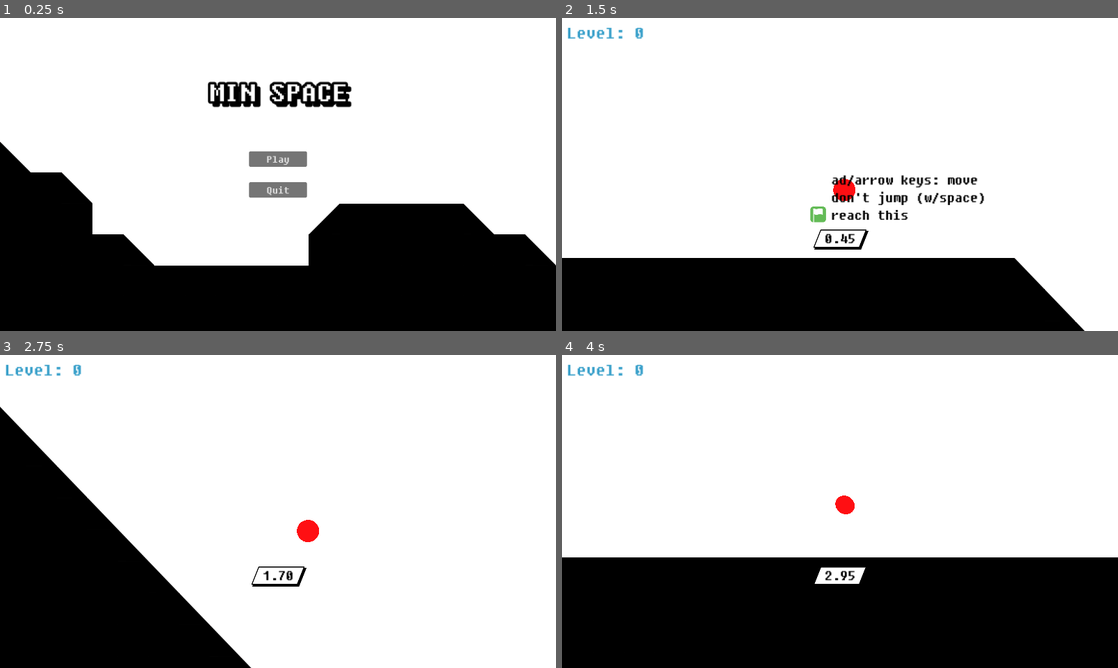
Above: before the commit, frames 1-4 (two rows, left to right).
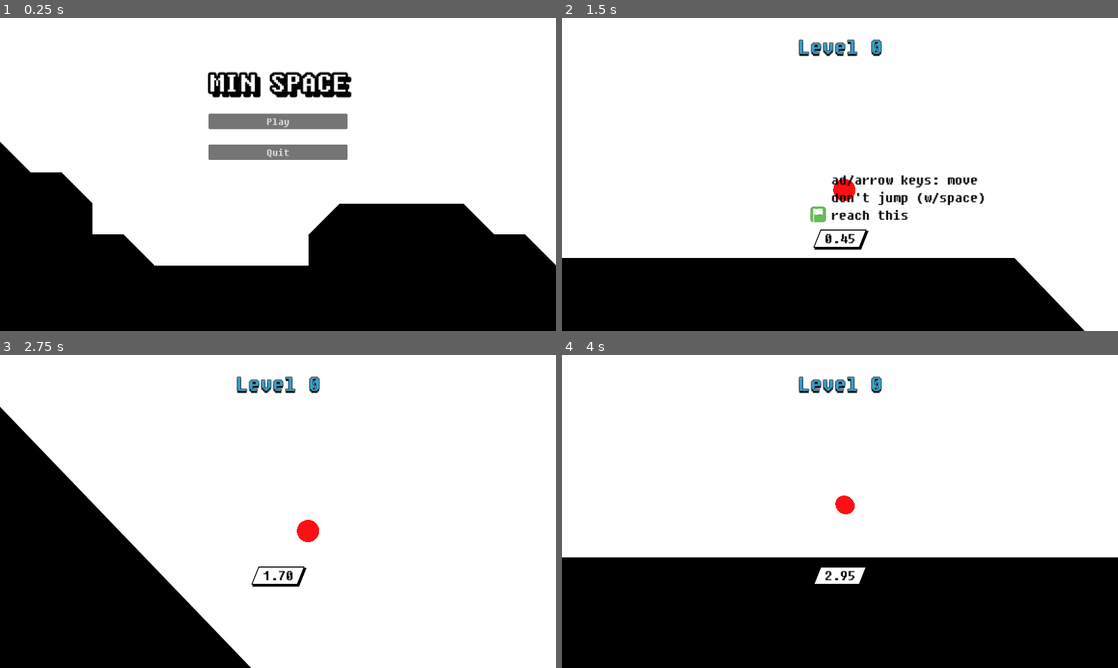
Above: after the commit, the same moments.

Repository: kagamiAL/CALHACKS_2024
Game: Godot game, scene res://scenes/Main/Main.tscn
The game is run twice, just before and just after one commit, with the same random seed, the same clock (stepped at 60 frames per second) and the same inputs.
Inputs:
- Up to frame 1 (0.25 s): no input
- Up to frame 2 (1.5 s): click "Play" at 0.5 s; tap Enter (ui_accept) at 1.25 s; hold Right (ui_right) from 1.28 s (still down)
- Up to frame 3 (2.75 s): keep holding Right (ui_right); tap Enter (ui_accept) at 1.52, 2.27 s
- Up to frame 4 (4 s): release Right (ui_right) at 2.78 s; hold Left (ui_left) 2.78-3.53 s; hold Right (ui_right) from 3.53 s (still down); tap Enter (ui_accept) at 3.77 s

The runs differ from the first frame. In frame 1, 4.9% of the frame differs, in the area x 37-64%, y 17-58%; in frame 2, 0.7%; in frame 3, 0.7%; in frame 4, 0.7%.

Commit message:
improve labels

Diff:
--- a/scenes/Main/Main.tscn
+++ b/scenes/Main/Main.tscn
@@ -28,22 +28,19 @@
 format = 2
 layer_0/tile_data = PackedInt32Array(327680, 1, 0, 327681, 1, 0, 393216, 1, 0, 393217, 1, 0, 458753, 1, 0, 458752, 1, 0 …(4404 unchanged characters)…
 
-[node name="MarginContainer" type="MarginContainer" parent="."]
+[node name="VBoxContainer" type="VBoxContainer" parent="."]
 layout_mode = 1
-anchors_preset = 15
-anchor_right = 1.0
-anchor_bottom = 1.0
+anchors_preset = 5
+anchor_left = 0.5
+anchor_right = 0.5
+offset_left = -144.0
+offset_top = 100.0
+offset_right = 144.0
+offset_bottom = 294.0
 grow_horizontal = 2
-grow_vertical = 2
+theme_override_constants/separation = 32
 
-[node name="VBoxContainer" type="VBoxContainer" parent="MarginContainer"]
-layout_mode = 2
-theme_override_constants/separation = 120
-
-[node name="Seperator" type="Control" parent="MarginContainer/VBoxContainer"]
-layout_mode = 2
-
-[node name="Label" type="Label" parent="MarginContainer/VBoxContainer"]
+[node name="Label" type="Label" parent="VBoxContainer"]
 layout_mode = 2
 theme_override_colors/font_color = Color(1, 1, 1, 1)
 theme_override_colors/font_shadow_color = Color(0, 0, 0, 1)
@@ -58,17 +55,8 @@
 horizontal_alignment = 1
 vertical_alignment = 1
 
-[node name="HBoxContainer" type="HBoxContainer" parent="MarginContainer"]
-layout_mode = 2
-size_flags_horizontal = 4
-
-[node name="VBoxContainer" type="VBoxContainer" parent="MarginContainer/HBoxContainer"]
-layout_mode = 2
-size_flags_horizontal = 4
-size_flags_vertical = 4
-theme_override_constants/separation = 32
-
-[node name="Play" type="Button" parent="MarginContainer/HBoxContainer/VBoxContainer"]
+[node name="Play" type="Button" parent="VBoxContainer"]
+unique_name_in_owner = true
 custom_minimum_size = Vector2(120, 32)
 layout_mode = 2
 theme_override_fonts/font = SubResource("SystemFont_p7tdo")
@@ -76,8 +64,12 @@
 text = "Play
 "
 
-[node name="Quit" type="Button" parent="MarginContainer/HBoxContainer/VBoxContainer"]
+[node name="Quit" type="Button" parent="VBoxContainer"]
+unique_name_in_owner = true
 layout_mode = 2
 theme_override_fonts/font = SubResource("SystemFont_8r0ef")
 theme_override_font_sizes/font_size = 24
 text = "Quit"
+
+[connection signal="button_down" from="VBoxContainer/Play" to="." method="_on_play_button_down"]
+[connection signal="button_down" from="VBoxContainer/Quit" to="." method="_on_quit_button_down"]
--- a/scenes/Main/Menu.gd
+++ b/scenes/Main/Menu.gd
@@ -1,21 +1,15 @@
 extends Control
 
-@onready var start_button = $MarginContainer/HBoxContainer/VBoxContainer/Play as Button
-@onready var quit_button = $MarginContainer/HBoxContainer/VBoxContainer/Quit as Button
 @onready var scene_switch = get_node("/root/SceneSwitch")
 @onready var scene_transition = preload("res://scenes/Main/SceneTransition.tscn")
 
-# Called when the node enters the scene tree for the first time.
-func _ready():
-	quit_button.button_down.connect(on_quit_pressed)
-	start_button.button_down.connect(on_play_pressed)
-
-func on_quit_pressed():
-	get_tree().quit()
-
-func on_play_pressed():
+func _on_play_button_down():
 	var transition = scene_transition.instantiate()
 	add_child(transition)
 	await transition.play_transition()
 	transition.queue_free()
 	scene_switch.goto_scene("res://scenes/Main/Game.tscn")
+
+
+func _on_quit_button_down():
+	get_tree().quit()
--- a/scenes/UI/GameOver.tscn
+++ b/scenes/UI/GameOver.tscn
@@ -1,6 +1,9 @@
-[gd_scene load_steps=2 format=3 uid="uid://sdltg725x3dc"]
+[gd_scene load_steps=3 format=3 uid="uid://sdltg725x3dc"]
 
 [ext_resource type="Script" path="res://scenes/UI/GameOver.gd" id="1_2l57i"]
+
+[sub_resource type="SystemFont" id="SystemFont_qk703"]
+font_names = PackedStringArray("Century Gothic")
 
 [node name="GameOver" type="Control"]
 layout_mode = 3
@@ -27,15 +30,29 @@
 grow_vertical = 2
 theme_override_constants/separation = 25
 
-[node name="Label" type="Label" parent="CanvasLayer/VBoxContainer"]
+[node name="Label2" type="Label" parent="CanvasLayer/VBoxContainer"]
 layout_mode = 2
-theme_override_colors/font_color = Color(0, 0, 0, 1)
-theme_override_font_sizes/font_size = 80
+theme_override_colors/font_color = Color(1, 1, 1, 1)
+theme_override_colors/font_shadow_color = Color(0, 0, 0, 1)
+theme_override_colors/font_outline_color = Color(0, 0, 0, 1)
+theme_override_constants/shadow_offset_x = 8
+theme_override_constants/shadow_offset_y = 8
+theme_override_constants/outline_size = 20
+theme_override_constants/shadow_outline_size = 15
+theme_override_fonts/font = SubResource("SystemFont_qk703")
+theme_override_font_sizes/font_size = 64
 text = "GAME OVER!"
+horizontal_alignment = 1
+vertical_alignment = 1
 
 [node name="Time" type="Label" parent="CanvasLayer/VBoxContainer"]
 layout_mode = 2
 theme_override_colors/font_color = Color(0.596078, 0.0117647, 0.854902, 1)
+theme_override_colors/font_shadow_color = Color(0, 0, 0, 1)
+theme_override_colors/font_outline_color = Color(0, 0, 0, 1)
+theme_override_constants/shadow_offset_x = 0
+theme_override_constants/shadow_offset_y = 4
+theme_override_constants/outline_size = 4
 theme_override_font_sizes/font_size = 50
 text = "Time: 1:00"
 horizontal_alignment = 1
--- a/scenes/UI/LevelIndicator.gd
+++ b/scenes/UI/LevelIndicator.gd
@@ -8,4 +8,4 @@
 	pass
 
 func change_indicated_level(new_level: int):
-	level.text = "Level: " + str(new_level)
+	level.text = "Level " + str(new_level)
--- a/scenes/UI/LevelIndicator.tscn
+++ b/scenes/UI/LevelIndicator.tscn
@@ -4,25 +4,33 @@
 
 [node name="LevelIndicator" type="Control"]
 layout_mode = 3
-anchors_preset = 15
-anchor_right = 1.0
-anchor_bottom = 1.0
+anchors_preset = 5
+anchor_left = 0.5
+anchor_right = 0.5
 grow_horizontal = 2
-grow_vertical = 2
 script = ExtResource("1_ogqmj")
 
 [node name="CanvasLayer" type="CanvasLayer" parent="."]
 
 [node name="VBoxContainer" type="VBoxContainer" parent="CanvasLayer"]
-offset_left = 10.0
-offset_top = 10.0
-offset_right = 66.0
-offset_bottom = 50.0
+anchors_preset = 5
+anchor_left = 0.5
+anchor_right = 0.5
+offset_left = -80.0
+offset_top = 33.0
+offset_right = 80.0
+offset_bottom = 74.0
+grow_horizontal = 2
 
 [node name="Level" type="Label" parent="CanvasLayer/VBoxContainer"]
 unique_name_in_owner = true
 layout_mode = 2
 theme_override_colors/font_color = Color(0.223529, 0.627451, 0.792157, 1)
-theme_override_font_sizes/font_size = 40
-text = "Level: 0
+theme_override_colors/font_shadow_color = Color(0, 0, 0, 1)
+theme_override_colors/font_outline_color = Color(0, 0, 0, 1)
+theme_override_constants/shadow_offset_x = 0
+theme_override_constants/shadow_offset_y = 4
+theme_override_constants/outline_size = 4
+theme_override_font_sizes/font_size = 50
+text = "Level 0
 "
